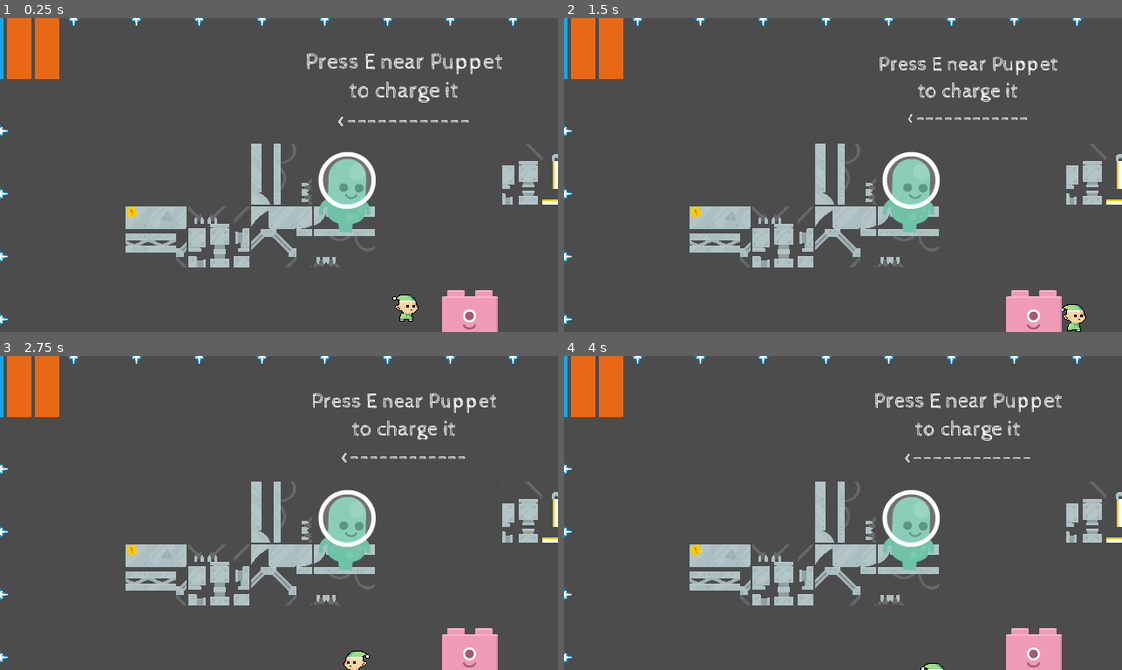
Above: before the commit, frames 1-4 (two rows, left to right).
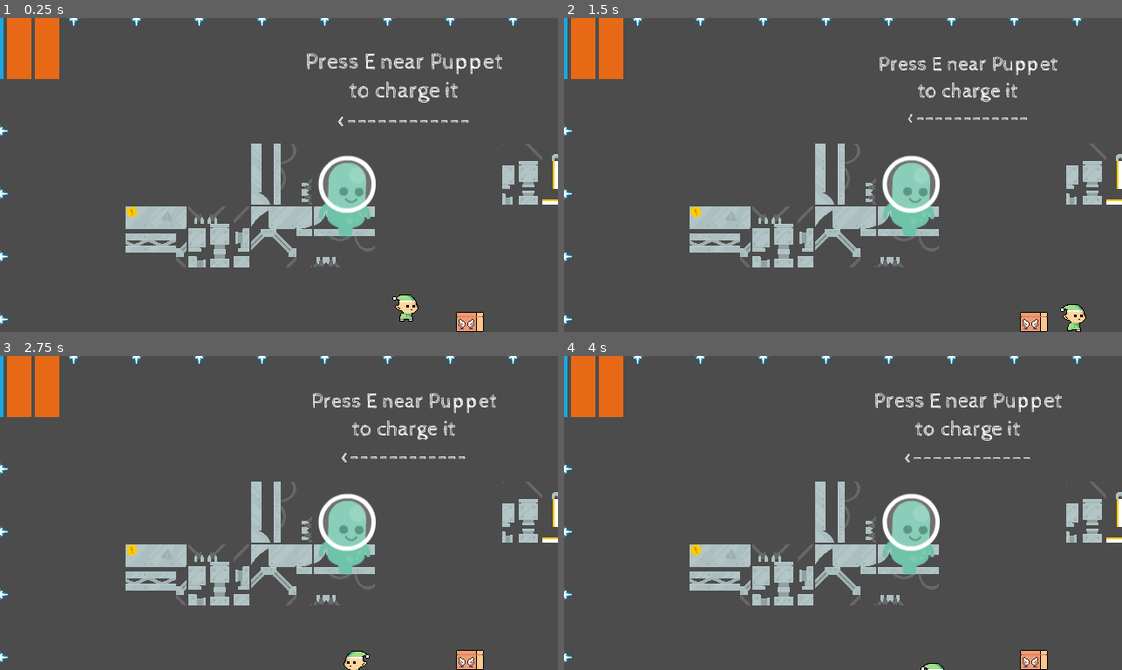
Above: after the commit, the same moments.

Repository: jjramos-dev/Brackeys2020-4
Game: Godot game, scene res://Levels/TestLevel/Rafa-TestGeneral.tscn
The game is run twice, just before and just after one commit, with the same random seed, the same clock (stepped at 60 frames per second) and the same inputs. This scene is started directly instead of the project's main scene.
Inputs (mouse positions are in pixels of both pictures, inside the frame that each line leads up to):
- Up to frame 1 (0.25 s): no input
- Up to frame 2 (1.5 s): tap E (rewind) at 0.5, 1.35 s; move the mouse to (909, 193) at 0.52 s; hold E (rewind) 0.53-1.28 s; hold Right (right) from 0.53 s (still down); click (909, 193) at 0.67 s; tap Space (jump) at 0.77 s; move the mouse to (1032, 319) at 1.27 s; click (1032, 319) at 1.42 s
- Up to frame 3 (2.75 s): tap Space (jump) at 1.52 s; tap E (rewind) at 2 s; move the mouse to (334, 443) at 2.02 s; release Right (right) at 2.03 s; hold Left (left) from 2.03 s (still down); hold E (rewind) from 2.03 s (still down)
- Up to frame 4 (4 s): move the mouse to (815, 575) at 2.77 s; release Left (left) at 2.78 s; release E (rewind) at 2.78 s; hold Right (right) from 2.78 s (still down); tap E (rewind) at 2.85, 3.5 s; click (815, 575) at 2.92 s; tap Space (jump) at 3.02, 3.77 s; move the mouse to (1010, 560) at 3.52 s; hold E (rewind) from 3.53 s (still down)

The runs differ from the first frame. In frame 1, 2.2% of the frame differs, in the area x 57-90%, y 42-100%; in frame 2, 2.2%; in frame 3, 2.2%; in frame 4, 2.2%.

Commit message:
Puppet Fly sprite and test scene

Diff:
--- a/Game/Puppets/PuppetFly/PuppetFly.gd
+++ b/Game/Puppets/PuppetFly/PuppetFly.gd
@@ -10,3 +10,26 @@
 		direction = 0
 	velocity.x = speed * direction
 	velocity = move_and_slide(velocity,Vector2.UP)
+
+func _physics_process(delta):
+
+	._physics_process(delta)
+
+#	if recharging:
+#		state=STATE.RECHARGING
+#	elif energy>0:
+#		state=STATE.DISCHARGING
+#	else:
+#		state=STATE.IDLE
+	#Esto debería estar en el genérico no?
+	match state:
+		STATE.IDLE:
+			$AnimationPlayer.play("idle")
+
+		STATE.DISCHARGING:
+			#apply_charge()
+			$AnimationPlayer.play("discharging")
+
+		STATE.RECHARGING:
+			$AnimationPlayer.play("recharging")
+			#recharge(delta*recharge_rate)
--- a/Game/Puppets/PuppetFly/PuppetFly.tscn
+++ b/Game/Puppets/PuppetFly/PuppetFly.tscn
@@ -1,11 +1,143 @@
-[gd_scene load_steps=4 format=2]
+[gd_scene load_steps=7 format=2]
 
-[ext_resource path="res://Puppets/PuppetGeneric/graphics/brickSpecial10.png" type="Texture" id=1]
+[ext_resource path="res://Puppets/PuppetFly/graphics/FlyBox.png" type="Texture" id=1]
 [ext_resource path="res://Puppets/PuppetGeneric/Puppet.tscn" type="PackedScene" id=2]
 [ext_resource path="res://Puppets/PuppetFly/PuppetFly.gd" type="Script" id=3]
+
+[sub_resource type="Animation" id=3]
+resource_name = "discharging"
+length = 0.6
+loop = true
+tracks/0/type = "value"
+tracks/0/path = NodePath("Sprite:frame")
+tracks/0/interp = 1
+tracks/0/loop_wrap = true
+tracks/0/imported = false
+tracks/0/enabled = true
+tracks/0/keys = {
+"times": PoolRealArray( 0, 0.2, 0.4 ),
+"transitions": PoolRealArray( 1, 1, 1 ),
+"update": 1,
+"values": [ 2, 1, 0 ]
+}
+tracks/1/type = "value"
+tracks/1/path = NodePath("Collision:shape:extents")
+tracks/1/interp = 1
+tracks/1/loop_wrap = true
+tracks/1/imported = false
+tracks/1/enabled = true
+tracks/1/keys = {
+"times": PoolRealArray( 0 ),
+"transitions": PoolRealArray( 1 ),
+"update": 0,
+"values": [ Vector2( 16, 11 ) ]
+}
+tracks/2/type = "value"
+tracks/2/path = NodePath("Collision:position")
+tracks/2/interp = 1
+tracks/2/loop_wrap = true
+tracks/2/imported = false
+tracks/2/enabled = true
+tracks/2/keys = {
+"times": PoolRealArray( 0, 0.2, 0.4 ),
+"transitions": PoolRealArray( 1, 1, 100 ),
+"update": 0,
+"values": [ Vector2( 0, -2 ), Vector2( 0, -4 ), Vector2( 0, -5 ) ]
+}
+
+[sub_resource type="Animation" id=1]
+resource_name = "idle"
+length = 0.4
+tracks/0/type = "value"
+tracks/0/path = NodePath("Sprite:frame")
+tracks/0/interp = 1
+tracks/0/loop_wrap = true
+tracks/0/imported = false
+tracks/0/enabled = true
+tracks/0/keys = {
+"times": PoolRealArray( 0 ),
+"transitions": PoolRealArray( 1 ),
+"update": 1,
+"values": [ 4 ]
+}
+tracks/1/type = "value"
+tracks/1/path = NodePath("Collision:shape:extents")
+tracks/1/interp = 1
+tracks/1/loop_wrap = true
+tracks/1/imported = false
+tracks/1/enabled = true
+tracks/1/keys = {
+"times": PoolRealArray( 0 ),
+"transitions": PoolRealArray( 1 ),
+"update": 0,
+"values": [ Vector2( 16, 11.5 ) ]
+}
+tracks/2/type = "value"
+tracks/2/path = NodePath("Collision:position")
+tracks/2/interp = 1
+tracks/2/loop_wrap = true
+tracks/2/imported = false
+tracks/2/enabled = true
+tracks/2/keys = {
+"times": PoolRealArray( 0 ),
+"transitions": PoolRealArray( 1 ),
+"update": 0,
+"values": [ Vector2( 0, 4.5 ) ]
+}
+
+[sub_resource type="Animation" id=2]
+resource_name = "recharging"
+length = 0.4
+tracks/0/type = "value"
+tracks/0/path = NodePath("Sprite:frame")
+tracks/0/interp = 1
+tracks/0/loop_wrap = true
+tracks/0/imported = false
+tracks/0/enabled = true
+tracks/0/keys = {
+"times": PoolRealArray( 0, 0.2 ),
+"transitions": PoolRealArray( 1, 1 ),
+"update": 1,
+"values": [ 4, 3 ]
+}
+tracks/1/type = "value"
+tracks/1/path = NodePath("Collision:shape:extents")
+tracks/1/interp = 1
+tracks/1/loop_wrap = true
+tracks/1/imported = false
+tracks/1/enabled = true
+tracks/1/keys = {
+"times": PoolRealArray( 0 ),
+"transitions": PoolRealArray( 1 ),
+"update": 0,
+"values": [ Vector2( 16, 11.5 ) ]
+}
+tracks/2/type = "value"
+tracks/2/path = NodePath("Collision:position")
+tracks/2/interp = 1
+tracks/2/loop_wrap = true
+tracks/2/imported = false
+tracks/2/enabled = true
+tracks/2/keys = {
+"times": PoolRealArray( 0, 0.2 ),
+"transitions": PoolRealArray( 1, 1 ),
+"update": 0,
+"values": [ Vector2( 0, 4.5 ), Vector2( 0, 2.5 ) ]
+}
 
 [node name="Puppet" instance=ExtResource( 2 )]
 script = ExtResource( 3 )
 
 [node name="Sprite" parent="." index="0"]
 texture = ExtResource( 1 )
+hframes = 5
+frame = 4
+
+[node name="Collision" parent="." index="1"]
+position = Vector2( 0, 4.5 )
+
+[node name="AnimationPlayer" parent="." index="4"]
+autoplay = "idle"
+anims/discharging = SubResource( 3 )
+anims/idle = SubResource( 1 )
+anims/recharging = SubResource( 2 )
--- /dev/null
+++ b/Game/Puppets/PuppetFly/PuppetFlyTestRafa.gd
@@ -0,0 +1,20 @@
+extends Node2D
+
+
+# Declare member variables here. Examples:
+# var a = 2
+# var b = "text"
+
+
+# Called when the node enters the scene tree for the first time.
+func _ready():
+	pass # Replace with function body.
+
+
+# Called every frame. 'delta' is the elapsed time since the previous frame.
+#func _process(delta):
+#	pass
+
+
+func _on_Door_entered_door():
+	print("Llega al final!!!!")
--- /dev/null
+++ b/Game/Puppets/PuppetFly/PuppetFlyTestRafa.tscn
@@ -0,0 +1,71 @@
+[gd_scene load_steps=9 format=2]
+
+[ext_resource path="res://Puppets/PuppetFly/PuppetFlyTestRafa.gd" type="Script" id=1]
+[ext_resource path="res://gui/Hint.tscn" type="PackedScene" id=2]
+[ext_resource path="res://Puppets/PuppetGeneric/GUI.gd" type="Script" id=3]
+[ext_resource path="res://Levels/TestLevel/TileSet.tres" type="TileSet" id=4]
+[ext_resource path="res://Player/player.tscn" type="PackedScene" id=5]
+[ext_resource path="res://Puppets/PuppetFly/PuppetFly.tscn" type="PackedScene" id=6]
+[ext_resource path="res://Environment/ExitDoor.tscn" type="PackedScene" id=8]
+[ext_resource path="res://Environment/Ice.tscn" type="PackedScene" id=9]
+
+[node name="TestLevel" type="Node2D"]
+script = ExtResource( 1 )
+
+[node name="Scene" type="Node" parent="."]
+
+[node name="TileMap" type="TileMap" parent="Scene"]
+tile_set = ExtResource( 4 )
+cell_size = Vector2( 32, 32 )
+cell_custom_transform = Transform2D( 32, 0, 0, 32, 0, 0 )
+format = 1
+tile_data = PoolIntArray( 0, 0, 0, 1, 0, 0, 2, 0, 0, 3, 0, 0, 4, 0, 0, 5, 0, 0, 6, 0, 0, 7, 0, 0, 8, 0, 0, 9, 0, 0, 10, 0, 0, 11, 0, 0, 12, 0, 0, 13, 0, 0, 14, 0, 0, 15, 0, 0, 16, 0, 0, 17, 0, 0, 18, 0, 0, 19, 0, 0, 20, 0, 0, 65536, 0, 0, 65555, 0, 0, 131072, 0, 0, 131091, 0, 0, 196608, 0, 0, 196627, 0, 0, 262144, 0, 0, 262148, 0, 0, 262149, 0, 0, 262150, 0, 0, 262151, 0, 0, 262152, 0, 0, 262153, 0, 0, 262163, 0, 0, 327680, 0, 0, 327699, 0, 0, 393216, 0, 0, 393228, 0, 0, 393229, 0, 0, 393230, 0, 0, 393231, 0, 0, 393232, 0, 0, 393235, 0, 0, 458752, 0, 0, 458771, 0, 0, 458772, 0, 0, 524288, 0, 0, 524307, 0, 0, 524308, 0, 0, 589824, 0, 0, 589843, 0, 0, 589844, 0, 0, 655360, 0, 0, 655361, 0, 0, 655362, 0, 0, 655363, 0, 0, 655364, 0, 0, 655365, 0, 0, 655366, 0, 0, 655367, 0, 0, 655368, 0, 0, 655369, 0, 0, 655370, 0, 0, 655371, 0, 0, 655372, 0, 0, 655373, 0, 0, 655374, 0, 0, 655375, 0, 0, 655376, 0, 0, 655377, 0, 0, 655378, 0, 0, 655379, 0, 0, 655380, 0, 0, 720915, 0, 0, 720916, 0, 0 )
+
+[node name="Player" type="Node" parent="."]
+
+[node name="player" parent="Player" instance=ExtResource( 5 )]
+position = Vector2( 184.861, 98.9646 )
+
+[node name="Enemies" type="Node" parent="."]
+
+[node name="Machines" type="Node" parent="."]
+
+[node name="Puppet" parent="Machines" instance=ExtResource( 6 )]
+position = Vector2( 287.001, 110 )
+discharge_rate = 1
+speed = 25
+
+[node name="Sounds" type="Node" parent="."]
+
+[node name="GUI" type="Control" parent="."]
+script = ExtResource( 3 )
+__meta__ = {
+"_edit_use_anchors_": false
+}
+
+[node name="Hint" parent="GUI" instance=ExtResource( 2 )]
+position = Vector2( 464, 84.3491 )
+
+[node name="Timer" type="Timer" parent="GUI"]
+wait_time = 5.0
+one_shot = true
+autostart = true
+
+[node name="Door" parent="." instance=ExtResource( 8 )]
+position = Vector2( 946.994, 361.349 )
+
+[node name="Killing" type="Node" parent="."]
+
+[node name="Ice" parent="Killing" instance=ExtResource( 9 )]
+position = Vector2( 454.994, 455.349 )
+
+[node name="Ice2" parent="Killing" instance=ExtResource( 9 )]
+position = Vector2( 524.994, 455.349 )
+
+[node name="Ice3" parent="Killing" instance=ExtResource( 9 )]
+position = Vector2( 594.994, 456.349 )
+
+[node name="Ice4" parent="Killing" instance=ExtResource( 9 )]
+position = Vector2( 664.994, 455.349 )
+[connection signal="timeout" from="GUI/Timer" to="GUI" method="_on_Timer_timeout"]
+[connection signal="entered_door" from="Door" to="." method="_on_Door_entered_door"]
--- a/Game/Puppets/PuppetWalk/PuppetWalk.tscn
+++ b/Game/Puppets/PuppetWalk/PuppetWalk.tscn
@@ -8,7 +8,7 @@
 [ext_resource path="res://Puppets/PuppetWalk/Animations/PuppetWalk-idle.anim" type="Animation" id=6]
 
 [sub_resource type="RectangleShape2D" id=1]
-extents = Vector2( 16, 15.5 )
+extents = Vector2( 16, 16 )
 
 [node name="PuppetWalk" instance=ExtResource( 1 )]
 script = ExtResource( 3 )
@@ -18,10 +18,8 @@
 texture = ExtResource( 2 )
 vframes = 4
 hframes = 4
-frame = 3
 
 [node name="Collision" parent="." index="1"]
-position = Vector2( 0, 0.5 )
 shape = SubResource( 1 )
 
 [node name="TextureProgress" parent="." index="2"]
Binary file added: Game/Puppets/PuppetFly/graphics/FlyBox.png
Not shown, added: Game/Puppets/PuppetFly/graphics/FlyBox.png.import
